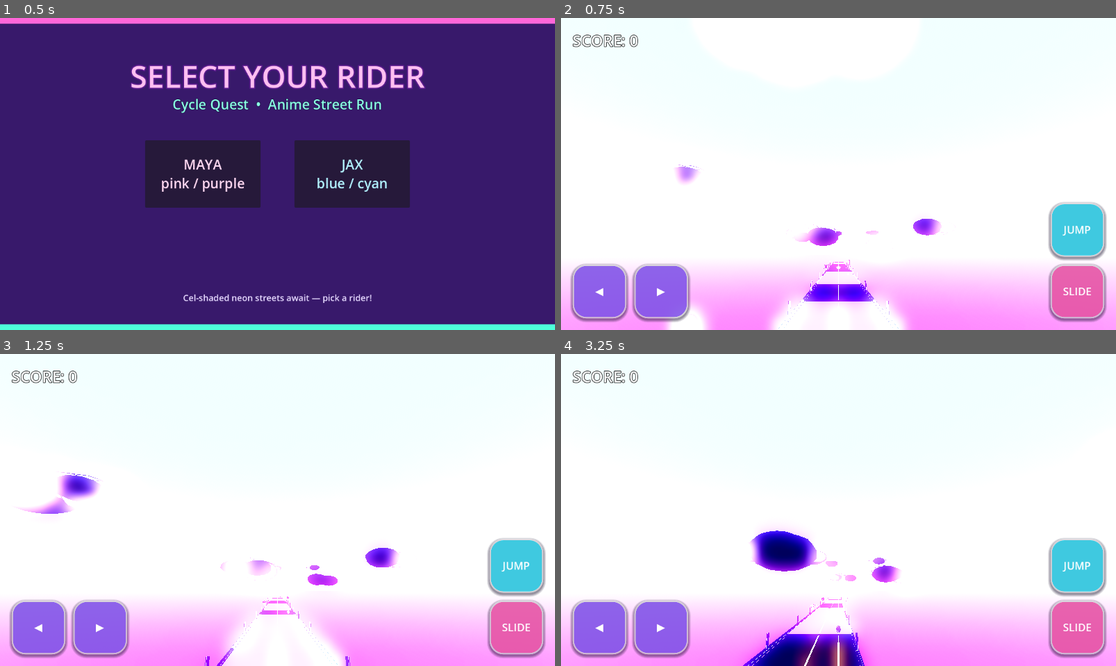
Above: before the commit, frames 1-4 (two rows, left to right).
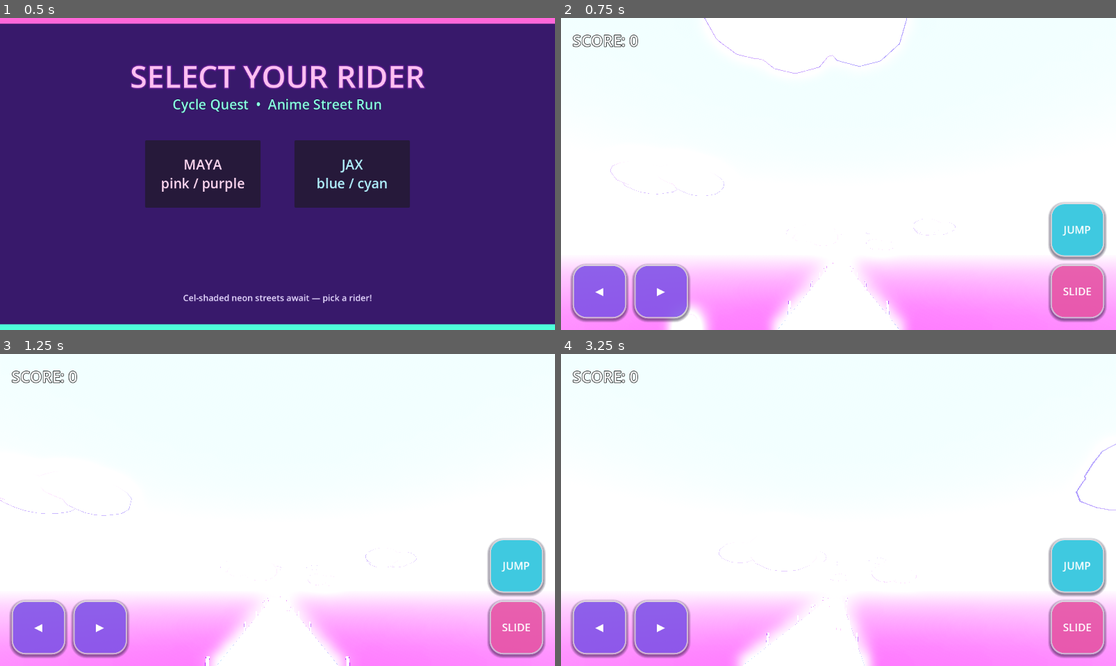
Above: after the commit, the same moments.

Repository: Nouh-jpg/CYCLE-QUEST
Game: Godot game, scene res://scenes/CharacterSelection.tscn
Same seed, same stepped clock (60 frames per second), same inputs: the game is played once before the commit and once after it.
Inputs:
- Up to frame 1 (0.5 s): no input
- Up to frame 2 (0.75 s): click "MAYA pink / purple" at 0.5 s
- Up to frame 3 (1.25 s): no input
- Up to frame 4 (3.25 s): hold D (ui_right) 1.28-2.03 s; tap Space (ui_accept) at 1.52, 2.27 s; hold S (ui_down) 2.03-2.78 s; hold D (ui_right) from 2.78 s (still down)

Frame 1 is identical in both runs. In frame 2, 2.4% of the frame differs, in the area x 0-100%, y 0-100%; in frame 3, 2.3%; in frame 4, 4.8%, in the area x 0-100%, y 28-100%.

Commit message:
Fix pink screen: replace fragile toon light() with StandardMaterial3D
Custom spatial light() reading NORMAL/VIEW can fail to compile on Godot
4.5–4.7 Forward+, turning every StyleKit mesh magenta. StyleKit now builds
StandardMaterial3D (vivid albedo + emission + outline next_pass). Soften
hot-pink sky horizon, raise player spawn, keep greybox until Visual is ready.

Diff:
--- a/scenes/Main.tscn
+++ b/scenes/Main.tscn
@@ -20,10 +20,10 @@
 
 [sub_resource type="ProceduralSkyMaterial" id="SkyMat_Anime"]
 sky_top_color = Color(0.35, 0.45, 1, 1)
-sky_horizon_color = Color(1, 0.55, 0.85, 1)
+sky_horizon_color = Color(0.7, 0.65, 1, 1)
 sky_curve = 0.12
 ground_bottom_color = Color(0.45, 0.2, 0.75, 1)
-ground_horizon_color = Color(0.85, 0.45, 0.95, 1)
+ground_horizon_color = Color(0.55, 0.4, 0.85, 1)
 ground_curve = 0.08
 sun_angle_max = 45.0
 sun_curve = 0.1
@@ -35,7 +35,7 @@
 background_mode = 2
 sky = SubResource("Sky_Anime")
 ambient_light_source = 2
-ambient_light_color = Color(0.95, 0.75, 1, 1)
+ambient_light_color = Color(0.85, 0.8, 1, 1)
 ambient_light_energy = 0.95
 tonemap_mode = 3
 tonemap_exposure = 1.05
@@ -83,7 +83,7 @@
 camera_attributes = SubResource("CameraAttributes_Main")
 
 [node name="Player" type="CharacterBody3D" parent="." groups=["player"]]
-transform = Transform3D(1, 0, 0, 0, 1, 0, 0, 0, 1, 0, 1, 0)
+transform = Transform3D(1, 0, 0, 0, 1, 0, 0, 0, 1, 0, 1.2, 0)
 collision_layer = 2
 collision_mask = 1
 floor_stop_on_slope = true
--- a/scripts/Player.gd
+++ b/scripts/Player.gd
@@ -35,9 +35,14 @@
 		return
 	_visuals_applied = true
 
-	# Hide greybox capsule; build anime rider + bike under a Visual root for squash/stretch.
+	# Build anime rider + bike under Visual; hide greybox only after meshes exist.
 	if mesh_instance:
-		mesh_instance.visible = false
+		var fallback := StandardMaterial3D.new()
+		fallback.albedo_color = Color(1.0, 0.45, 0.85)
+		fallback.emission_enabled = true
+		fallback.emission = Color(1.0, 0.45, 0.85)
+		fallback.emission_energy_multiplier = 0.25
+		mesh_instance.material_override = fallback
 
 	visual_root = Node3D.new()
 	visual_root.name = "Visual"
@@ -107,6 +112,9 @@
 	_add_mesh(bike_root, _box(Vector3(0.15, 0.08, 1.1)), Vector3(0, 0.2, 0), StyleKit.PALETTE["neon"], {
 		"outline_width": 0.0, "emission_strength": 1.8, "emission_color": StyleKit.PALETTE["neon"], "rim_amount": 0.0
 	})
+
+	if mesh_instance:
+		mesh_instance.visible = false
 
 func _add_mesh(parent: Node3D, mesh: Mesh, pos: Vector3, color: Color, opts: Dictionary = {}) -> MeshInstance3D:
 	var mi := MeshInstance3D.new()
--- a/scripts/StyleKit.gd
+++ b/scripts/StyleKit.gd
@@ -1,8 +1,10 @@
 class_name StyleKit
 extends RefCounted
-## Builds reusable toon + inverted-hull outline ShaderMaterials.
+## Builds reusable stylized materials + inverted-hull outline.
+## Uses StandardMaterial3D (never pink) instead of a custom light() toon shader.
+## Godot 4.5–4.7 Forward+ has had regressions where NORMAL/VIEW in light()
+## fail to compile → magenta/pink materials. Playability first.
 
-const TOON_SHADER := preload("res://shaders/toon.gdshader")
 const OUTLINE_SHADER := preload("res://shaders/outline.gdshader")
 
 ## Vibrant anime palette (no muddy greys/browns).
@@ -44,33 +46,36 @@
 	mat.set_shader_parameter("outline_width", width)
 	return mat
 
+## Build a vivid, always-valid material. opts keys (all optional):
+## outline_width, outline_color, emission_strength, emission_color,
+## metallic, roughness, base_glow, shade_color (ignored — kept for API compat),
+## rim_amount / highlight_* (ignored — kept for API compat).
 static func make_toon(
 	albedo: Color,
 	opts: Dictionary = {}
-) -> ShaderMaterial:
-	var mat := ShaderMaterial.new()
-	mat.shader = TOON_SHADER
-	mat.set_shader_parameter("albedo", albedo)
-	mat.set_shader_parameter("shade_color", opts.get("shade_color", Color(0.35, 0.28, 0.55)))
-	mat.set_shader_parameter("shade_threshold", opts.get("shade_threshold", 0.45))
-	mat.set_shader_parameter("shade_softness", opts.get("shade_softness", 0.04))
-	mat.set_shader_parameter("highlight_threshold", opts.get("highlight_threshold", 0.85))
-	mat.set_shader_parameter("highlight_softness", opts.get("highlight_softness", 0.05))
-	mat.set_shader_parameter("highlight_color", opts.get("highlight_color", Color(1, 1, 1)))
-	mat.set_shader_parameter("highlight_mix", opts.get("highlight_mix", 0.25))
-	mat.set_shader_parameter("rim_amount", opts.get("rim_amount", 0.4))
-	mat.set_shader_parameter("rim_threshold", opts.get("rim_threshold", 0.55))
-	mat.set_shader_parameter("rim_color", opts.get("rim_color", Color(0.9, 0.95, 1.0)))
-	mat.set_shader_parameter("emission_color", opts.get("emission_color", albedo))
-	mat.set_shader_parameter("emission_strength", opts.get("emission_strength", 0.0))
-	mat.set_shader_parameter("metallic", opts.get("metallic", 0.0))
-	mat.set_shader_parameter("roughness", opts.get("roughness", 0.85))
-	var outline_w: float = opts.get("outline_width", 0.035)
+) -> StandardMaterial3D:
+	var mat := StandardMaterial3D.new()
+	mat.albedo_color = albedo
+	mat.roughness = float(opts.get("roughness", 0.72))
+	mat.metallic = float(opts.get("metallic", 0.0))
+	# Mild base glow so meshes pop against the sky and never read as void/black.
+	var base_glow := float(opts.get("base_glow", 0.14))
+	var em_str := float(opts.get("emission_strength", 0.0))
+	var em_col: Color = opts.get("emission_color", albedo)
+	if em_str > 0.0:
+		mat.emission_enabled = true
+		mat.emission = em_col
+		mat.emission_energy_multiplier = em_str + base_glow * 0.35
+	elif base_glow > 0.0:
+		mat.emission_enabled = true
+		mat.emission = albedo
+		mat.emission_energy_multiplier = base_glow
+	var outline_w: float = float(opts.get("outline_width", 0.035))
 	if outline_w > 0.0:
 		mat.next_pass = make_outline(outline_w, opts.get("outline_color", PALETTE["outline"]))
 	return mat
 
-static func apply_to_mesh(mesh_instance: MeshInstance3D, albedo: Color, opts: Dictionary = {}) -> ShaderMaterial:
+static func apply_to_mesh(mesh_instance: MeshInstance3D, albedo: Color, opts: Dictionary = {}) -> StandardMaterial3D:
 	var mat := make_toon(albedo, opts)
 	mesh_instance.material_override = mat
 	return mat
--- a/shaders/toon.gdshader
+++ b/shaders/toon.gdshader
@@ -1,41 +1,32 @@
 shader_type spatial;
-render_mode diffuse_burley, specular_schlick_ggx, cull_back;
+/* Fragment-only cel look — NO custom light().
+   Godot 4.5–4.7 Forward+ had regressions where NORMAL/VIEW inside light()
+   failed to compile (magenta/pink materials). This path stays safe. */
+render_mode unshaded, cull_back, specular_disabled;
 
-/** Flat albedo / base color. */
 uniform vec4 albedo : source_color = vec4(1.0, 1.0, 1.0, 1.0);
-/** Shadow-band tint (multiply into lit albedo in shade regions). */
 uniform vec4 shade_color : source_color = vec4(0.35, 0.28, 0.55, 1.0);
-/** Where the light→shade hard edge sits (N·L). */
 uniform float shade_threshold : hint_range(0.0, 1.0) = 0.45;
-/** Softness of the cel band edge. */
 uniform float shade_softness : hint_range(0.001, 0.5) = 0.04;
-/** Second highlight band strength (0 = single band). */
 uniform float highlight_threshold : hint_range(0.0, 1.0) = 0.85;
 uniform float highlight_softness : hint_range(0.001, 0.5) = 0.05;
 uniform vec4 highlight_color : source_color = vec4(1.0, 1.0, 1.0, 1.0);
 uniform float highlight_mix : hint_range(0.0, 1.0) = 0.25;
-/** Fresnel-style rim light. */
 uniform float rim_amount : hint_range(0.0, 1.0) = 0.45;
 uniform float rim_threshold : hint_range(0.0, 1.0) = 0.55;
 uniform vec4 rim_color : source_color = vec4(0.9, 0.95, 1.0, 1.0);
-/** Optional self-glow (coins, boosts, neon). */
 uniform vec4 emission_color : source_color = vec4(0.0, 0.0, 0.0, 1.0);
 uniform float emission_strength : hint_range(0.0, 8.0) = 0.0;
 uniform float metallic : hint_range(0.0, 1.0) = 0.0;
 uniform float roughness : hint_range(0.0, 1.0) = 0.85;
+/** Fake key-light direction in view/world-ish space for band shading. */
+uniform vec3 light_dir = vec3(0.35, 0.85, 0.35);
 
 void fragment() {
-	ALBEDO = albedo.rgb;
-	METALLIC = metallic;
-	ROUGHNESS = roughness;
-	ALPHA = albedo.a;
-	EMISSION = emission_color.rgb * emission_strength;
-}
+	vec3 n = normalize(NORMAL);
+	vec3 l = normalize(light_dir);
+	float ndotl = clamp(dot(n, l), 0.0, 1.0);
 
-void light() {
-	float ndotl = clamp(dot(NORMAL, LIGHT), 0.0, 1.0);
-
-	// Primary cel shade band
 	float shade = smoothstep(
 		shade_threshold - shade_softness,
 		shade_threshold + shade_softness,
@@ -43,7 +34,6 @@
 	);
 	vec3 lit = mix(albedo.rgb * shade_color.rgb, albedo.rgb, shade);
 
-	// Optional bright highlight band
 	float hi = smoothstep(
 		highlight_threshold - highlight_softness,
 		highlight_threshold + highlight_softness,
@@ -51,12 +41,13 @@
 	);
 	lit = mix(lit, mix(lit, highlight_color.rgb, highlight_mix), hi);
 
-	// Rim (view-dependent)
-	float ndotv = clamp(dot(NORMAL, VIEW), 0.0, 1.0);
-	float rim = (1.0 - ndotv);
-	rim = smoothstep(rim_threshold, 1.0, rim) * rim_amount;
+	float ndotv = clamp(dot(n, VIEW), 0.0, 1.0);
+	float rim = smoothstep(rim_threshold, 1.0, 1.0 - ndotv) * rim_amount;
 	lit += rim_color.rgb * rim;
 
-	DIFFUSE_LIGHT += lit * ATTENUATION * LIGHT_COLOR * 0.55;
-	SPECULAR_LIGHT += vec3(0.0);
+	ALBEDO = lit;
+	ALPHA = albedo.a;
+	EMISSION = emission_color.rgb * emission_strength + lit * 0.08;
+	METALLIC = metallic;
+	ROUGHNESS = roughness;
 }
Not shown, changed: docs/ANIME_LOOK.md
